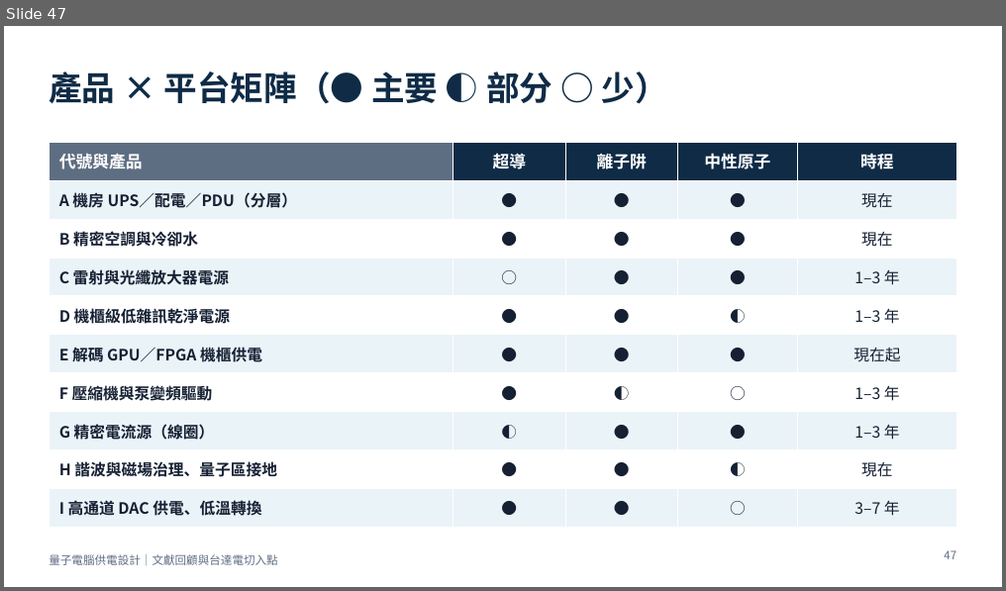
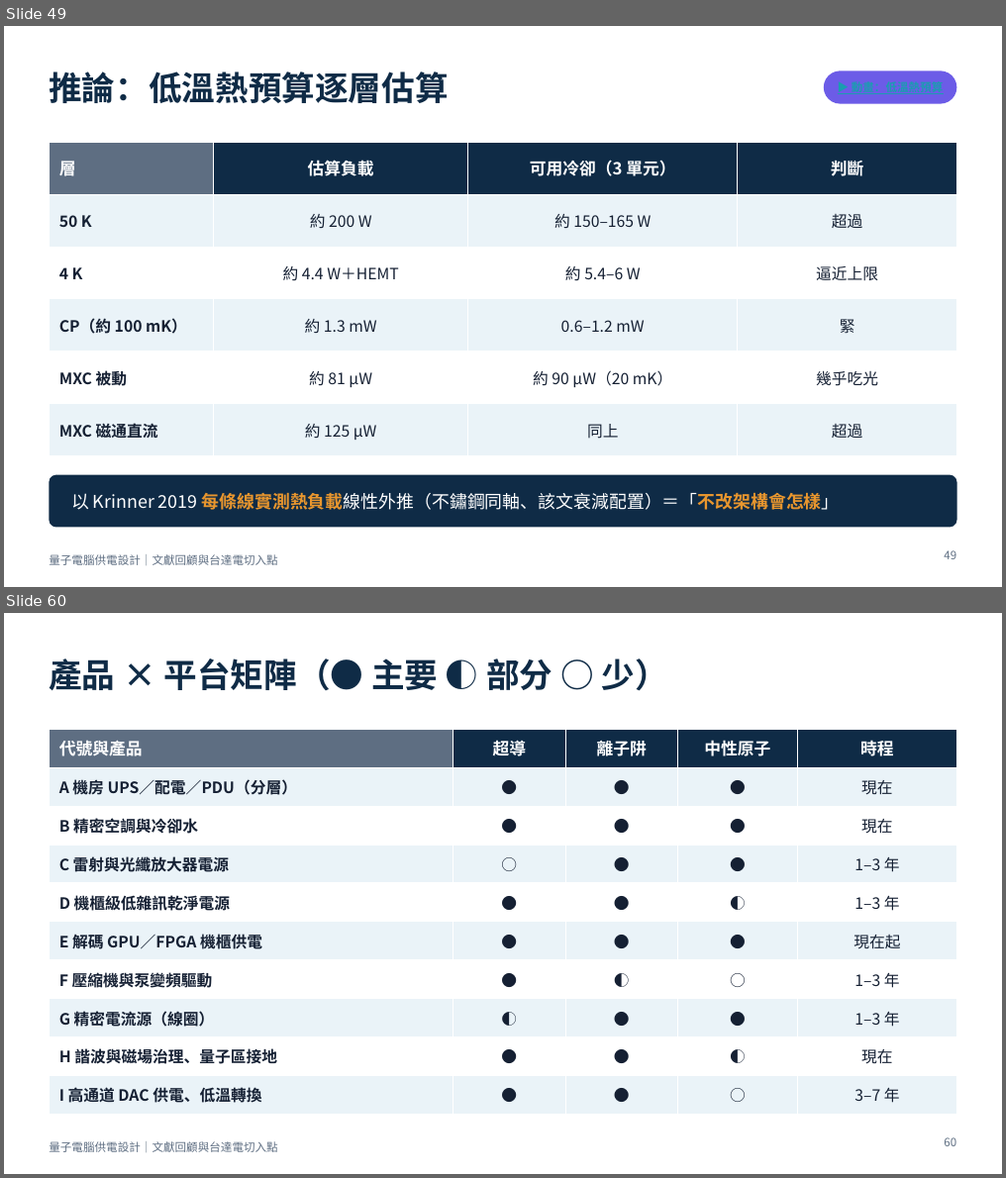
Before and after one commit to pcpcchen-coder/QuantumComputing, a slide deck: slides/output/qc-power-supply-delta.pptx. Shown one above the other, each under a label of ours: slide 47 before the commit, slides 49 and 60 after it; the slides between them are not shown. The pictures are 1006x591 and 1006x1178 pixels, drawn with LibreOffice and Linux fonts; fonts in the diff are those of the drawing. Boxes give left, top, right and bottom in pixels: in the first picture for what was removed or moved away, otherwise in the second. Text is boxed around its words. In the diff, an @@ line names an element or a change of style, - is before the commit and + after.

```diff
--- a/slides/output/qc-power-supply-delta.pptx
+++ b/slides/output/qc-power-supply-delta.pptx
@@ slide 49 added at [4, 26, 1002, 587], background #FFFFFF; not listed: 1 template element that a slide beside it also shows @@
@@ title added at [49, 72, 448, 103], 32 pt, text #0F2B46, bold @@
+推論：低溫熱預算逐層估算
@@ rounded rectangle added at [824, 71, 957, 104], fill #6C5CE7 @@
@@ table added at [49, 142, 957, 444], 6 rows, 4 columns @@
+層 | 估算負載 | 可用冷卻（3 單元） | 判斷
+50 K | 約 200 W | 約 150–165 W | 超過
+4 K | 約 4.4 W＋HEMT | 約 5.4–6 W | 逼近上限
+CP（約 100 mK） | 約 1.3 mW | 0.6–1.2 mW | 緊
+MXC 被動 | 約 81 µW | 約 90 µW（20 mK） | 幾乎吃光
+MXC 磁通直流 | 約 125 µW | 同上 | 超過
@@ rounded rectangle added at [49, 475, 957, 528], fill #0F2B46 @@
@@ text added at [71, 493, 840, 510], 17 pt, text #FFFFFF @@
+以 Krinner 2019 每條線實測熱負載線性外推（不鏽鋼同軸、該文衰減配置）＝「不改架構會怎樣」
@@ page number added at [944, 551, 956, 560], 11 pt, text #5E6E82 @@
+49
@@ what was slide 47 is now slide 60 @@
@@ page number at [944, 1138, 956, 1147]: text changed @@
-47
+60
```
Also in this commit, not shown: 4 slides changed, 12 other slides added, 10 other files.
